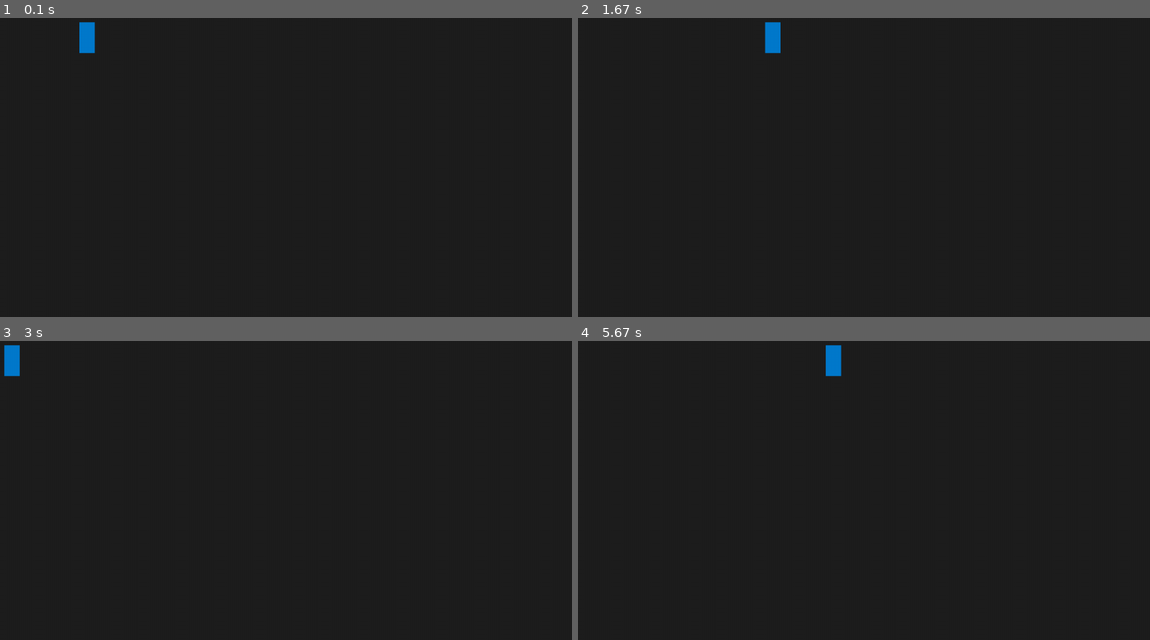
Above: before the commit, frames 1-4 (two rows, left to right).
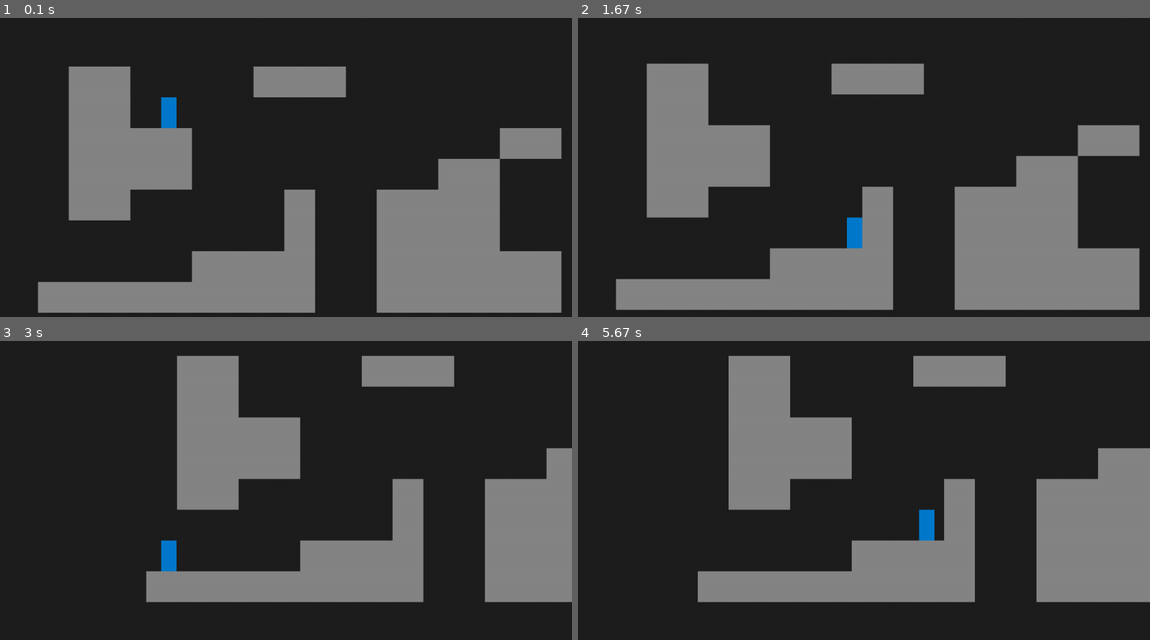
Above: after the commit, the same moments.

Repository: 2nPlusOne/pygame-platformer
Game: pygame game, started from main.py
Two runs of this game, one before a commit and one after it. Both use one fixed random seed, a clock stepped at 60 frames per second and the inputs below.
Inputs:
- Up to frame 1 (0.1 s): no input
- Up to frame 2 (1.67 s): hold Right 0.33-0.8 s; hold Up 0.83-1.13 s
- Up to frame 3 (3 s): hold Left 1.67-2.2 s; hold Left 2.23-2.63 s; hold Up from 2.67 s (still down)
- Up to frame 4 (5.67 s): release Up at 3.03 s; hold Right 3.07-3.7 s; hold Left 3.73-4.2 s; hold Right 4.23-4.7 s; hold Up 4.73-5.03 s; hold Right 5.07-5.53 s; hold Left from 5.57 s (still down)

The runs differ from the first frame. In frame 1, 32% of the frame differs, in the area x 6-99%, y 1-99%; in frame 2, 32%, in the area x 6-99%, y 1-98%; in frame 3, 25%; in frame 4, 28%.

Commit message:
Added variable jump height based on jump key up

Diff:
--- a/player.py
+++ b/player.py
@@ -23,9 +23,9 @@
         self.is_jumping = False
         self.jump_pressed = False
         self.gravity = GRAVITY
-        self.jump_velocity = (2 * MAX_JUMP_HEIGHT) / TIME_TO_JUMP_APEX
-        self.jump_gravity = (-2 * MAX_JUMP_HEIGHT) / (TIME_TO_JUMP_APEX ** 2)
-        self.jump_gravity_scale = self.jump_gravity * GRAVITY
+        self.jump_velocity = 16 #(2 * MAX_JUMP_HEIGHT) / TIME_TO_JUMP_APEX
+        self.jump_gravity =  0.8 #(2 * MAX_JUMP_HEIGHT) / (TIME_TO_JUMP_APEX ** 2)
+        self.jump_gravity_scale = GRAVITY # * self.jump_gravity
         self.fall_gravity_scale = self.jump_gravity_scale * FALL_GRAVITY_MULTIPLIER
 
         # Time
@@ -93,7 +93,7 @@
                 self.rect.top = sprite.rect.bottom
             self.velocity.y = 0
 
-        if (not self.is_grounded and (not self.jump_pressed or self.velocity.y < 0)):
+        if (not self.is_grounded and (not self.jump_pressed or self.velocity.y > 0)):
             self.gravity = self.fall_gravity_scale
 
 
@@ -131,5 +131,11 @@
         self.handle_air_timer()
 
         #print(f"grounded: {self.is_grounded}")
-        print(f"air_timer: {self.air_timer}")
+        #print(f"air_timer: {self.air_timer}")
         #print(f"velocity: {self.velocity}")
+
+        print(f"jump_velocity: {self.jump_velocity}")
+        print(f"jump_gravity: {self.jump_gravity}")
+        print(f"jump_gravity_scale: {self.jump_gravity_scale}")
+        print(f"fall_gravity_scale: {self.fall_gravity_scale}")
+        print(f"gravity: {self.gravity}")
--- a/settings.py
+++ b/settings.py
@@ -43,9 +43,9 @@
 JUMP_FORCE = 16
 MAX_JUMPS = 2
 
-MAX_JUMP_HEIGHT = 2
-TIME_TO_JUMP_APEX = 0.1
-FALL_GRAVITY_MULTIPLIER = 2
+MAX_JUMP_HEIGHT = .5
+TIME_TO_JUMP_APEX = .5
+FALL_GRAVITY_MULTIPLIER = 1.6
 
 # Colors
 BG_COLOR = '#1e1e1e'
@@ -54,8 +54,8 @@
 
 # Camera
 CAMERA_BORDERS = {
-    'left': 100,
-    'right': 200,
+    'left': SCREEN_WIDTH / 3,
+    'right': SCREEN_WIDTH / 3,
     'top': 100,
     'bottom': 150,
 }
